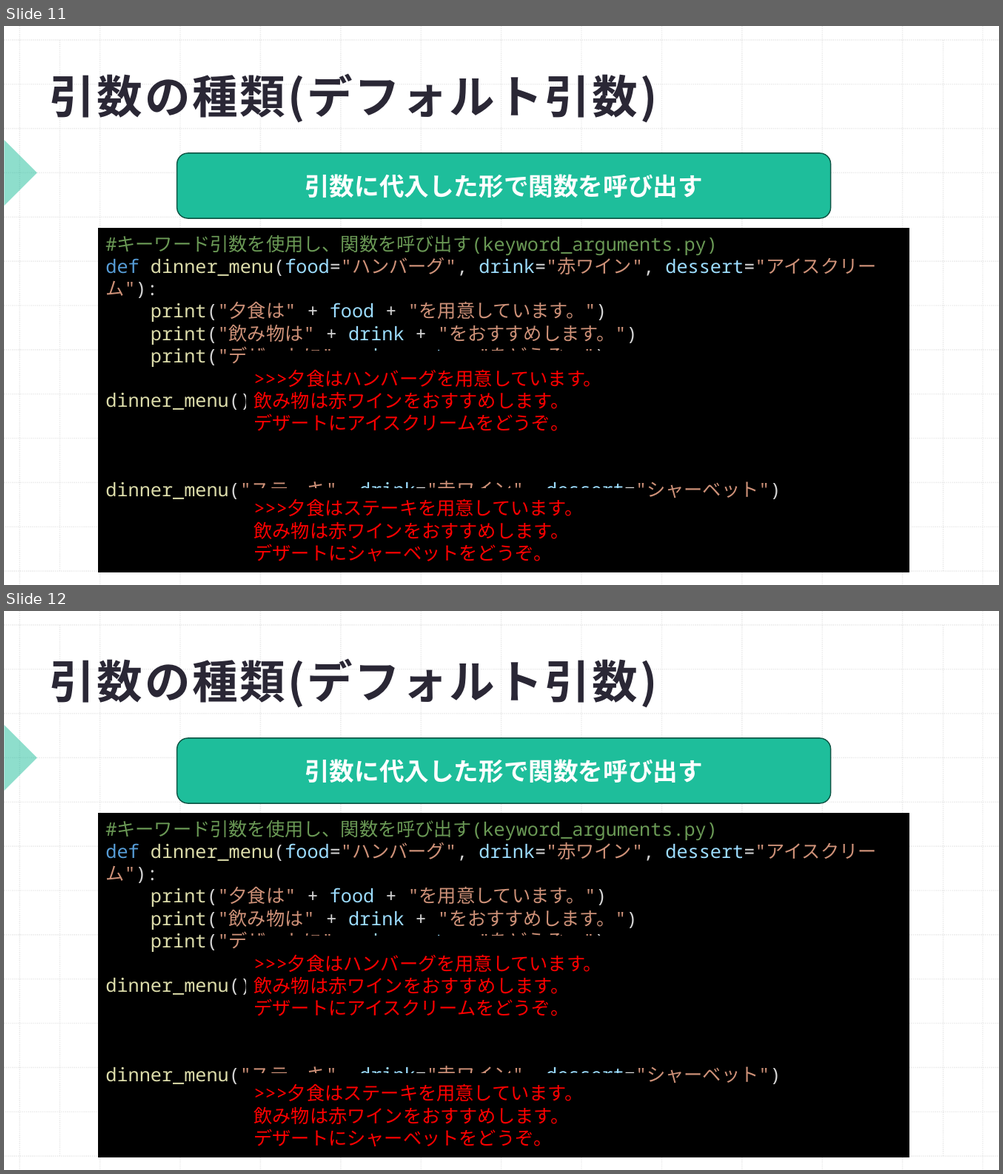
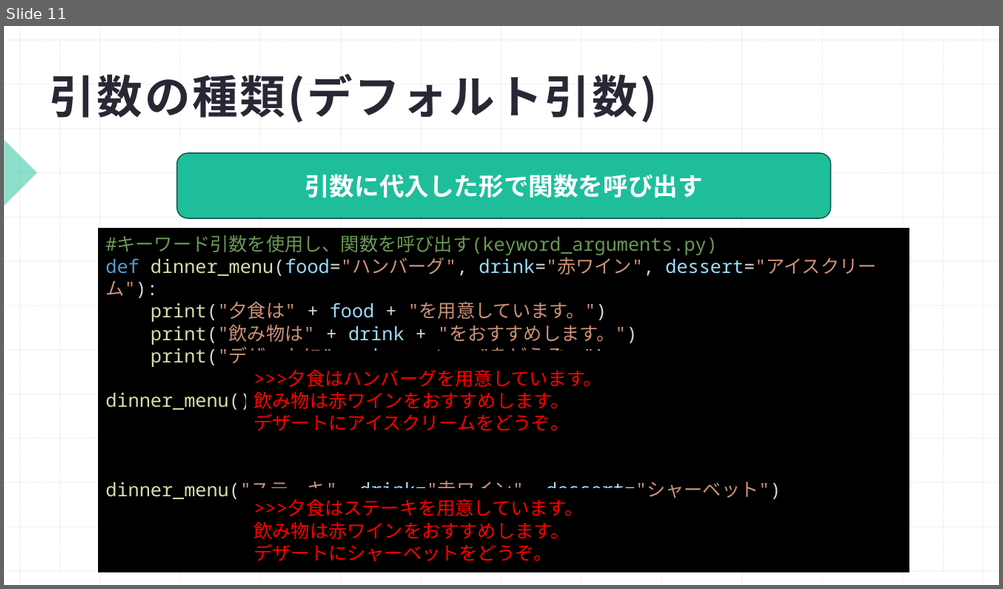
Before and after one commit to Shohei1129/Python_traning, a slide deck: プログラミング勉強会Python編(3.関数).pptx. Shown one above the other, each under a label of ours: slides 11 and 12 before the commit, slide 11 after it. The pictures are 1003x1174 and 1003x589 pixels, drawn with LibreOffice and Linux fonts; fonts in the diff are those of the drawing. Boxes give left, top, right and bottom in pixels: in the first picture for what was removed or moved away, otherwise in the second. Text is boxed around its words. In the diff, an @@ line names an element or a change of style, - is before the commit and + after.

```diff
--- a/プログラミング勉強会Python編(3.関数).pptx
+++ b/プログラミング勉強会Python編(3.関数).pptx
@@ slide 12 removed at <box>4,611,999,1170</box>, background #FFFFFF; not listed: 29 template elements that a slide beside it also shows @@
@@ title removed at <box>50,658,657,708</box> @@
-引数の種類(デフォルト引数)
@@ rounded rectangle removed at <box>177,738,831,803</box> @@
-引数に代入した形で関数を呼び出す
@@ rectangle removed at <box>99,814,910,1158</box> @@
-#キーワード引数を使用し、関数を呼び出す(keyword_arguments.py)
-def dinner_menu(food="ハンバーグ", drink="赤ワイン", dessert="アイスクリーム"):
-print("夕食は" + food + "を用意しています。")
-print("飲み物は" + drink + "をおすすめします。")
-print("デザートに" + dessert + "をどうぞ。")
-dinner_menu()
-dinner_menu("ステーキ", drink="赤ワイン", dessert="シャーベット")
@@ rectangle removed at <box>247,937,645,1035</box> @@
->>>夕食はハンバーグを用意しています。
-飲み物は赤ワインをおすすめします。
-デザートにアイスクリームをどうぞ。
@@ rectangle removed at <box>247,1074,645,1158</box> @@
->>>夕食はステーキを用意しています。
-飲み物は赤ワインをおすすめします。
-デザートにシャーベットをどうぞ。
```
Also in this commit, not shown: 1 slide changed, 1 slide added, 29 other files.
